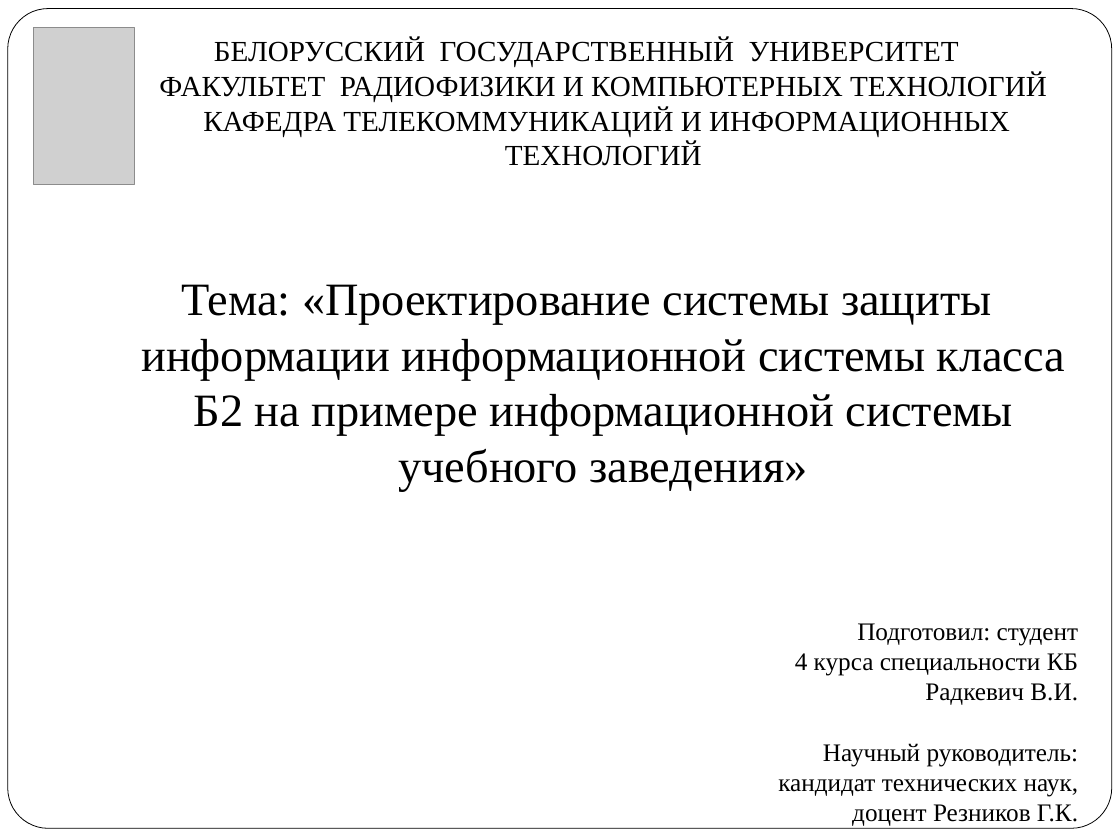
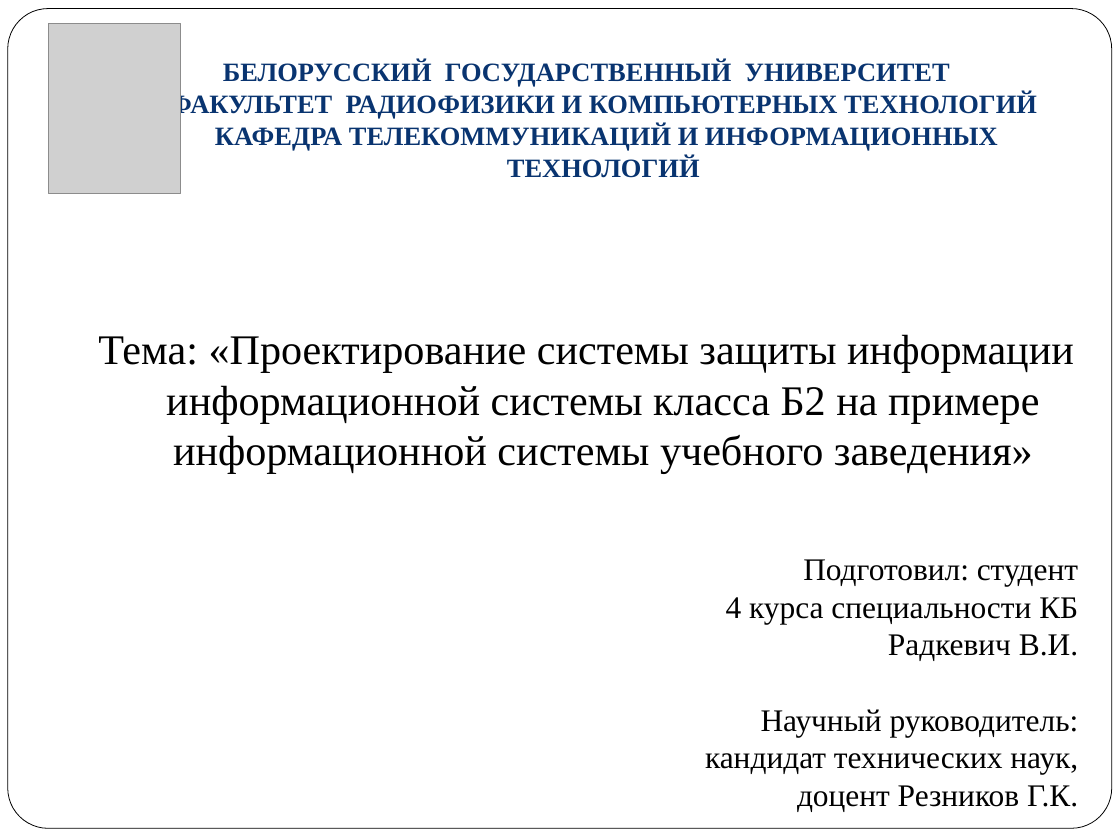
Before and after one commit to vlad324/diploma-rfe, a slide deck: slide 1 of diploma_radkevich.pptx. Drawn at 1120x840 pixels with LibreOffice and Linux fonts; fonts in the diff are those of the drawing; grey boxes stand for pictures. Boxes give left, top, right and bottom in pixels: in the first picture for what was removed or moved away, otherwise in the second. Text is boxed around its words. In the diff, an @@ line names an element or a change of style, - is before the commit and + after.

```diff
--- a/diploma_radkevich.pptx
+++ b/diploma_radkevich.pptx
@@ picture: place and size @@
-picture at (34,27,134,185)
+picture at (48,24,180,194)
@@ text "БЕЛОРУССКИЙ ГОСУДАРСТВЕННЫЙ УНИВЕРСИТЕТ ФАКУЛЬТЕТ РАДИОФИЗИК ...": place and size @@
-text "БЕЛОРУССКИЙ ГОСУДАРСТВЕННЫЙ УНИВЕРСИТЕТ ФАКУЛЬТЕТ РАДИОФИЗИК ..." at (141,38,1079,826)
+text "БЕЛОРУССКИЙ ГОСУДАРСТВЕННЫЙ УНИВЕРСИТЕТ ФАКУЛЬТЕТ РАДИОФИЗИК ..." at (98,60,1079,812)
@@ text "БЕЛОРУССКИЙ ГОСУДАРСТВЕННЫЙ УНИВЕРСИТЕТ ФАКУЛЬТЕТ РАДИОФИЗИК ..." at (98,60,1079,812): size 18.7 to 17.1 pt, text colour #000000 to #093470, bold on in "БЕЛОРУССКИЙ ГОСУДАРСТВЕННЫЙ УНИВЕРСИТЕТ ФАКУЛЬТЕТ РАДИОФИЗИК ..."; size 29.8 to 27.1 pt in "Тема: «Проектирование системы защиты информации информационн ..."; size 16.1 to 20.1 pt in "Подготовил: студент", "4 курса специальности КБ", "Радкевич В.И.", "Научный руководитель:" and 2 more places; size 15.3 to 13.9 pt in "Минск 2017 г." @@
```
Also in this commit, not shown: 2 other slides changed, 3 slides added, 6 slides removed, 1 other file.
